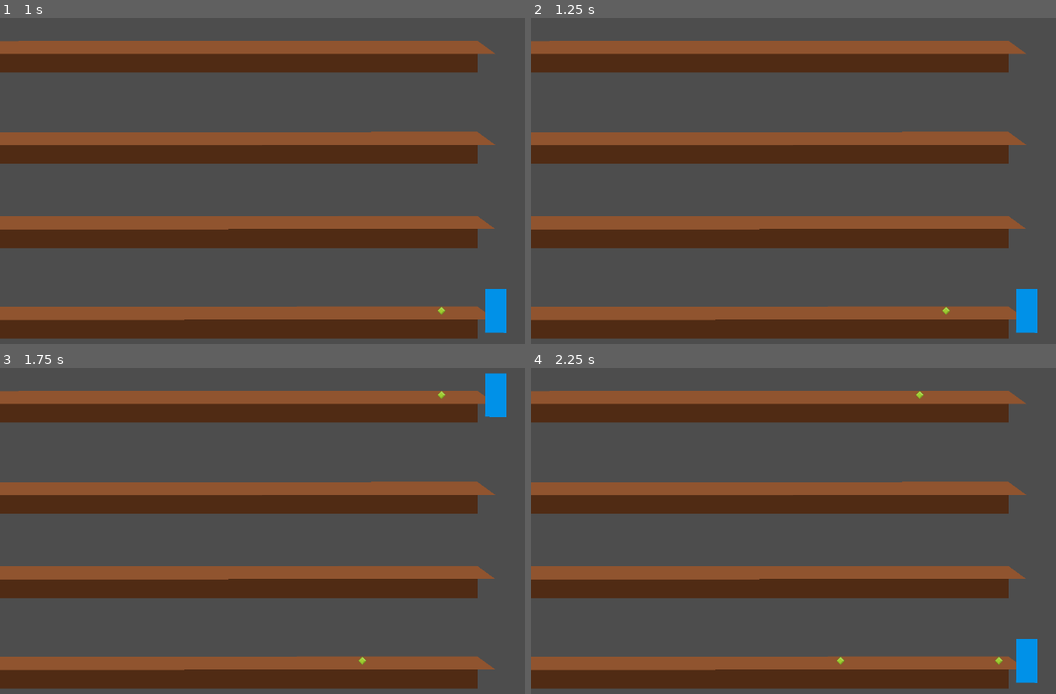
Above: before the commit, frames 1-4 (two rows, left to right).
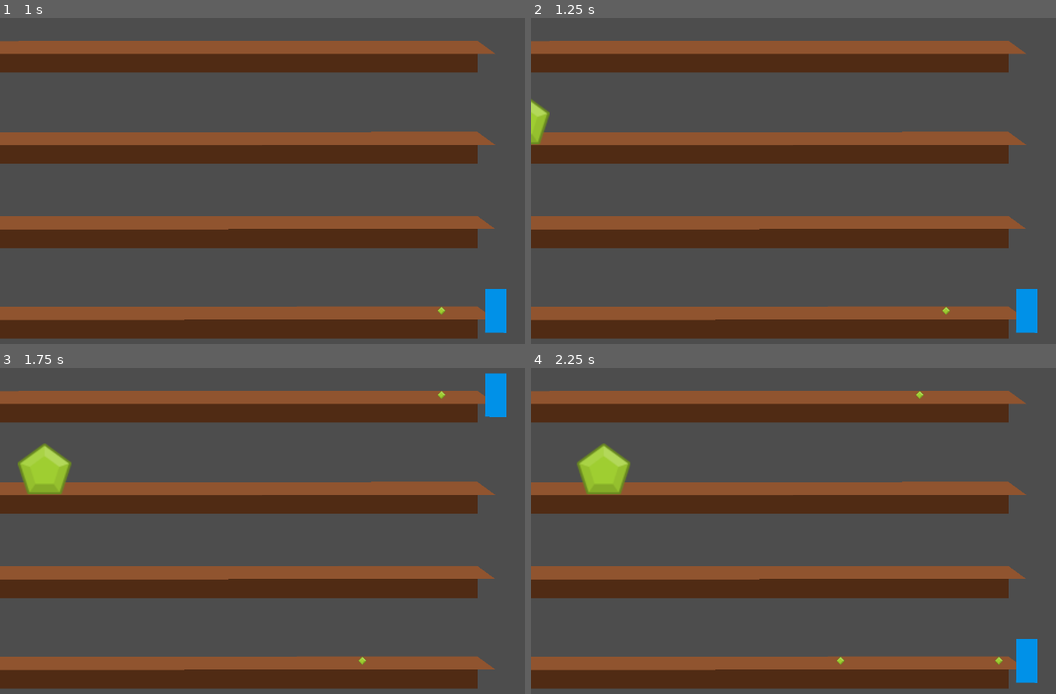
Above: after the commit, the same moments.

Repository: mlan225/Flapper
Game: Godot game, scene res://scenes/Level1.tscn
Two runs of this game, one before a commit and one after it. Both use one fixed random seed, a clock stepped at 60 frames per second and the inputs below.
Inputs:
- Up to frame 1 (1 s): tap Enter at 0.5 s; hold Up (Up) from 0.53 s (still down); tap A (AEgg) at 0.6 s
- Up to frame 2 (1.25 s): keep holding Up (Up)
- Up to frame 3 (1.75 s): release Up (Up) at 1.28 s; hold Down (Down) from 1.28 s (still down); tap A (AEgg) at 1.35 s
- Up to frame 4 (2.25 s): release Down (Down) at 2.03 s; hold Up (Up) from 2.03 s (still down); tap A (AEgg) at 2.1 s

Frame 1 is identical in both runs. In frame 2, 0.3% of the frame differs, in the area x 0-4%, y 24-39%; in frame 3, 1.1%, in the area x 3-14%, y 23-39%; in frame 4, 1.1%.

Commit message:
Apply draft functionality for customer egg catch

Diff:
--- a/project.godot
+++ b/project.godot
@@ -47,3 +47,4 @@
 
 2d_physics/layer_1="EggA"
 2d_physics/layer_2="TableLeftBound"
+2d_physics/layer_3="CustomerA"
--- a/scenes/Customer.gd
+++ b/scenes/Customer.gd
@@ -1,8 +1,10 @@
 extends CharacterBody2D
 
-var speed = 200;
+var speed = 300;
 var canMove = false;
 var isMoving = false;
+var isPushedBack = false;
+var canCatch = false;
 
 @onready var movementTimer = $MovementTimer
 
@@ -11,9 +13,19 @@
 	if(canMove):
 		Movement()
 
+	if(isPushedBack):
+		StopMovement()
+		PushCustomerBack(500)
+
 func StartMovement() -> void:
 	movementTimer.start()
 	canMove = true
+	canCatch = true
+
+func StopMovement() -> void:
+	movementTimer.stop()
+	canMove = false
+	isMoving = false
 
 func Movement() -> void:
 	if(isMoving):
@@ -21,5 +33,26 @@
 		velocity = Vector2(1,0) * speed
 		move_and_slide()
 
+func SetLayerMask(layerBit: int) -> void:
+	$EggGrabArea.set_collision_layer_value(layerBit, true)
+
+#Push back customer when an egg reaches them. I will push them back at a speed for a time limit
+#instead of a specific distance
+
+#DEV NOTE: I need to take another look at timer logic to understand how long to the catch and wait is
+func PushCustomerBack(pushBackSpeed: int):
+	canCatch = false
+	velocity = Vector2(-1,0) * pushBackSpeed
+	move_and_slide()
+	await get_tree().create_timer(1.0).timeout
+	isPushedBack = false
+	await get_tree().create_timer(0.5).timeout
+	StartMovement()
+
 func _on_movement_timer_timeout() -> void:
 	isMoving = !isMoving
+
+func _on_egg_grab_area_area_entered(area: Area2D) -> void:
+	if(canCatch):
+		area.get_parent().queue_free()
+		isPushedBack = true
--- a/scenes/Customer.tscn
+++ b/scenes/Customer.tscn
@@ -23,6 +23,7 @@
 shape = SubResource("RectangleShape2D_6ji15")
 
 [node name="EggGrabArea" type="Area2D" parent="."]
+collision_layer = 0
 
 [node name="CollisionShape2D" type="CollisionShape2D" parent="EggGrabArea"]
 position = Vector2(-2.05696, 39.3987)
@@ -30,4 +31,5 @@
 
 [node name="MovementTimer" type="Timer" parent="."]
 
+[connection signal="area_entered" from="EggGrabArea" to="." method="_on_egg_grab_area_area_entered"]
 [connection signal="timeout" from="MovementTimer" to="." method="_on_movement_timer_timeout"]
--- a/scenes/CustomerPool.gd
+++ b/scenes/CustomerPool.gd
@@ -12,7 +12,7 @@
 func _ready() -> void:
 	GetSpawnPoints()
 	GetCustomers()
-#	StartPool()
+	StartPool()
 
 func _process(delta: float) -> void:
 #	if the is off cooldown and can spawn customers
@@ -69,4 +69,5 @@
 	var customerNode = get_tree().get_root().get_node("Level1").get_node("CustomerPool").get_node(str(customerNodeName))
 
 	customerNode.global_position = spawnPosition
+	customerNode.SetLayerMask(2)
 	customerNode.StartMovement()
--- a/scenes/CustomerPool.tscn
+++ b/scenes/CustomerPool.tscn
@@ -7,7 +7,3 @@
 script = ExtResource("1_7vy6y")
 
 [node name="Customer0" parent="." instance=ExtResource("1_2cb5w")]
-
-[node name="Customer1" parent="." instance=ExtResource("1_2cb5w")]
-
-[node name="Customer2" parent="." instance=ExtResource("1_2cb5w")]
--- a/scenes/Egg.gd
+++ b/scenes/Egg.gd
@@ -9,3 +9,7 @@
 func Movement() -> void:
 	velocity = Vector2(-1,0) * speed
 	move_and_slide()
+
+#set the collision mask in the Area2D node
+func SetCollisionMask(maskBit: int) -> void:
+	$Area2D.set_collision_mask_value(maskBit, true)
--- a/scenes/Egg.tscn
+++ b/scenes/Egg.tscn
@@ -13,6 +13,7 @@
 texture = ExtResource("1_r6diq")
 
 [node name="Area2D" type="Area2D" parent="."]
+collision_mask = 2
 
 [node name="CollisionShape2D" type="CollisionShape2D" parent="Area2D"]
 shape = SubResource("RectangleShape2D_rcwa0")
--- a/scenes/Player.gd
+++ b/scenes/Player.gd
@@ -52,7 +52,9 @@
 
 	return playerTableNodes[currentTableIndex].get_node("PlayerSpot").global_position
 
+#Egg A
 func ThrowAEgg() -> void:
 	var egg = Egg.instantiate()
 	owner.add_child(egg)
 	egg.position = currentTableEggSpawn
+	egg.SetCollisionMask(2)
--- a/scenes/Table.tscn
+++ b/scenes/Table.tscn
@@ -26,11 +26,15 @@
 
 [node name="TableRightBound" type="Area2D" parent="."]
 position = Vector2(1440, -21)
+collision_layer = 0
+collision_mask = 0
 
 [node name="CollisionShape2D" type="CollisionShape2D" parent="TableRightBound"]
 shape = SubResource("RectangleShape2D_xcu3g")
 
 [node name="TableLeftBound" type="Area2D" parent="."]
+collision_layer = 0
+collision_mask = 0
 
 [node name="CollisionShape2D" type="CollisionShape2D" parent="TableLeftBound"]
 position = Vector2(-9, 41)
